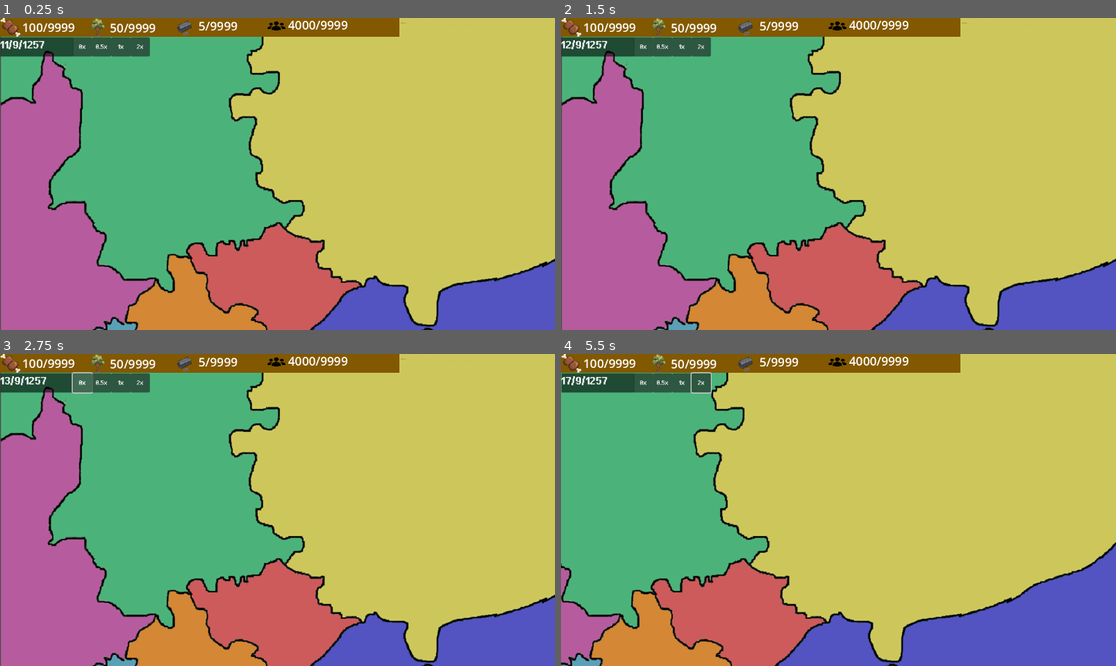
Above: before the commit, frames 1-4 (two rows, left to right).
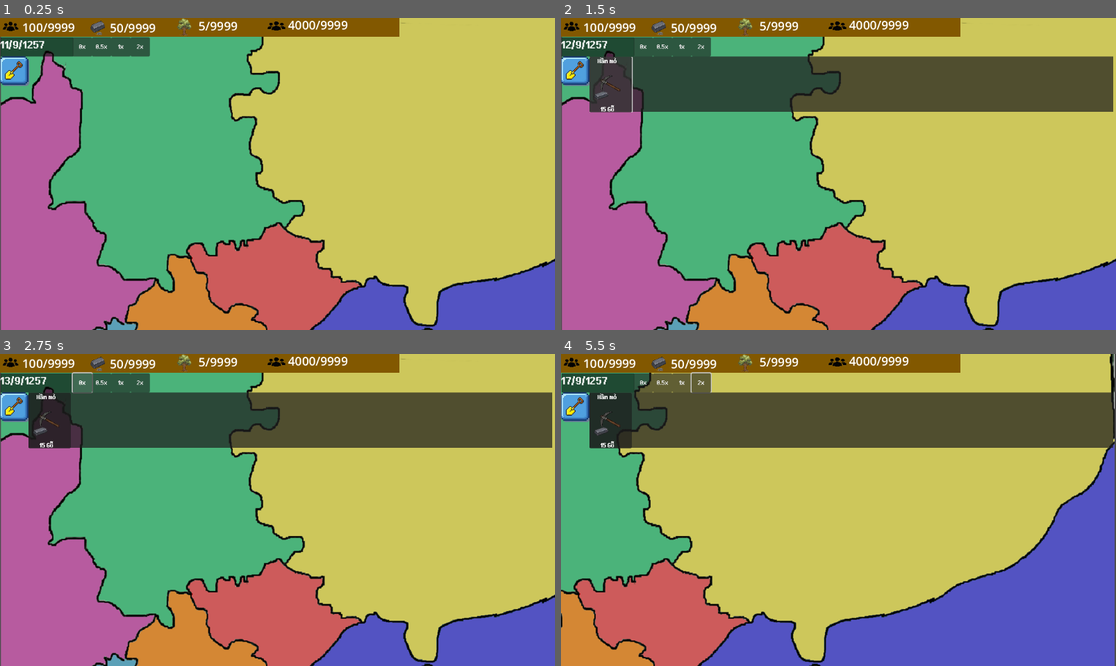
Above: after the commit, the same moments.

Repository: meolaptrinh/Vecil
Game: Godot game, scene res://scenes/maingame.tscn
The game is run twice, just before and just after one commit, with the same random seed, the same clock (stepped at 60 frames per second) and the same inputs. This scene is started directly instead of the project's main scene.
Inputs (mouse positions are in pixels of both pictures, inside the frame that each line leads up to):
- Up to frame 1 (0.25 s): no input
- Up to frame 2 (1.5 s): click (577, 71) at 0.52 s; click (610, 83) at 1.27 s
- Up to frame 3 (2.75 s): click "0x" at 2 s
- Up to frame 4 (5.5 s): click "0.5x" at 2.75 s; click "1x" at 3.5 s; click "2x" at 4.25 s; move the mouse to (960, 494) at 5.02 s; hold Right (ui_right) from 5.03 s (still down); click (960, 494) at 5.17 s

The runs differ from the first frame. In frame 1, 0.8% of the frame differs, in the area x 0-35%, y 0-22%; in frame 2, 17%; in frame 3, 17%; in frame 4, 42%, in the area x 0-100%, y 0-100%.

Commit message:
Thêm tính năng xây dựng cho role vua
Thêm tùy chỉnh top bar cho từng role ( đang dev)

Diff:
--- /dev/null
+++ b/data/buildings.json
@@ -0,0 +1,13 @@
+{
+    "buildings":[
+        {
+            "name":"Hầm mỏ",
+            "cost":15,
+            "uses":{
+                "type":"iron",
+                "incre_per_day":2
+            },
+            "img":"res://res/img/buildings/mine.png"
+        }
+    ]
+}
--- a/data/level_data.json
+++ b/data/level_data.json
@@ -11,6 +11,7 @@
         "iron":5,
          "wood":50,
         "population":4000,
+        "soldiers":100,
         "start_time":{
             "day":11,
             "month":9,
--- a/project.godot
+++ b/project.godot
@@ -20,6 +20,7 @@
 music_manager="*res://scenes/script/music_manager.gd"
 level_data="*res://scenes/script/level_data.gd"
 character="*res://scenes/script/maingame/character.gd"
+buildings="*res://scenes/script/maingame/buildings.gd"
 
 [rendering]
 
--- a/scenes/maingame.tscn
+++ b/scenes/maingame.tscn
@@ -10,6 +10,10 @@
 [ext_resource type="FontFile" uid="uid://brv00ug442nij" path="res://res/fonts/dearpix-1-94.ttf" id="7_r5jia"]
 [ext_resource type="Script" uid="uid://c67hj6444u4oh" path="res://scenes/script/maingame/maingame_data.gd" id="8_460fr"]
 [ext_resource type="Script" uid="uid://cfrgedpusl1dv" path="res://scenes/script/maingame/timelbuttons.gd" id="8_n6p2k"]
+[ext_resource type="Texture2D" uid="uid://dw6hgvsrtvj5n" path="res://res/img/buttons/maingame/buildbt.png" id="9_vlyvo"]
+[ext_resource type="Texture2D" uid="uid://big7dsmdneufe" path="res://res/img/buttons/maingame/buildbt_pressed.png" id="10_mu2ks"]
+[ext_resource type="Texture2D" uid="uid://wxvik25t5gs8" path="res://res/img/buttons/maingame/buildbt_hover.png" id="11_a4mnq"]
+[ext_resource type="Script" uid="uid://dommqxlxium3q" path="res://scenes/script/maingame/build_button.gd" id="12_a4mnq"]
 
 [node name="maingame" type="Node2D"]
 script = ExtResource("1_k15ac")
@@ -36,9 +40,9 @@
 color = Color(0.51107013, 0.34499887, 0, 1)
 script = ExtResource("1_jxvlb")
 
-[node name="food" type="Node" parent="layertopbar/topbar"]
-
-[node name="icon" type="TextureRect" parent="layertopbar/topbar/food"]
+[node name="slot1" type="Node" parent="layertopbar/topbar"]
+
+[node name="icon" type="TextureRect" parent="layertopbar/topbar/slot1"]
 anchors_preset = 8
 anchor_left = 0.5
 anchor_top = 0.5
@@ -53,7 +57,7 @@
 texture = ExtResource("1_i8va4")
 expand_mode = 1
 
-[node name="label" type="Label" parent="layertopbar/topbar/food"]
+[node name="label" type="Label" parent="layertopbar/topbar/slot1"]
 anchors_preset = 8
 anchor_left = 0.5
 anchor_top = 0.5
@@ -68,9 +72,9 @@
 theme_override_font_sizes/font_size = 25
 text = "9999/9999 "
 
-[node name="wood" type="Node" parent="layertopbar/topbar"]
-
-[node name="icon" type="TextureRect" parent="layertopbar/topbar/wood"]
+[node name="slot2" type="Node" parent="layertopbar/topbar"]
+
+[node name="icon" type="TextureRect" parent="layertopbar/topbar/slot2"]
 anchors_preset = 8
 anchor_left = 0.5
 anchor_top = 0.5
@@ -85,7 +89,7 @@
 texture = ExtResource("4_60i0e")
 expand_mode = 1
 
-[node name="label" type="Label" parent="layertopbar/topbar/wood"]
+[node name="label" type="Label" parent="layertopbar/topbar/slot2"]
 anchors_preset = 8
 anchor_left = 0.5
 anchor_top = 0.5
@@ -100,9 +104,9 @@
 theme_override_font_sizes/font_size = 25
 text = "9999/9999"
 
-[node name="iron" type="Node" parent="layertopbar/topbar"]
-
-[node name="icon" type="TextureRect" parent="layertopbar/topbar/iron"]
+[node name="slot3" type="Node" parent="layertopbar/topbar"]
+
+[node name="icon" type="TextureRect" parent="layertopbar/topbar/slot3"]
 anchors_preset = 8
 anchor_left = 0.5
 anchor_top = 0.5
@@ -117,7 +121,7 @@
 texture = ExtResource("5_wj18i")
 expand_mode = 1
 
-[node name="label" type="Label" parent="layertopbar/topbar/iron"]
+[node name="label" type="Label" parent="layertopbar/topbar/slot3"]
 anchors_preset = 8
 anchor_left = 0.5
 anchor_top = 0.5
@@ -132,9 +136,9 @@
 theme_override_font_sizes/font_size = 25
 text = "9999/9999"
 
-[node name="population" type="Node" parent="layertopbar/topbar"]
-
-[node name="icon" type="TextureRect" parent="layertopbar/topbar/population"]
+[node name="slot4" type="Node" parent="layertopbar/topbar"]
+
+[node name="icon" type="TextureRect" parent="layertopbar/topbar/slot4"]
 anchors_preset = 8
 anchor_left = 0.5
 anchor_top = 0.5
@@ -149,7 +153,7 @@
 texture = ExtResource("6_wj18i")
 expand_mode = 1
 
-[node name="label" type="Label" parent="layertopbar/topbar/population"]
+[node name="label" type="Label" parent="layertopbar/topbar/slot4"]
 anchors_preset = 8
 anchor_left = 0.5
 anchor_top = 0.5
@@ -222,6 +226,43 @@
 text = "2x
 "
 
+[node name="build_button" type="TextureButton" parent="layertopbar"]
+anchors_preset = 8
+anchor_left = 0.5
+anchor_top = 0.5
+anchor_right = 0.5
+anchor_bottom = 0.5
+offset_left = -578.0
+offset_top = -245.0
+offset_right = -515.0106
+offset_bottom = -183.0
+grow_horizontal = 2
+grow_vertical = 2
+texture_normal = ExtResource("9_vlyvo")
+texture_pressed = ExtResource("10_mu2ks")
+texture_hover = ExtResource("11_a4mnq")
+ignore_texture_size = true
+stretch_mode = 0
+script = ExtResource("12_a4mnq")
+
+[node name="ColorRect" type="ColorRect" parent="layertopbar/build_button"]
+layout_mode = 0
+offset_left = 61.0
+offset_top = 1.0
+offset_right = 1148.0
+offset_bottom = 116.0
+color = Color(0.11858138, 0.11858138, 0.11858138, 0.7176471)
+
+[node name="ScrollContainer" type="ScrollContainer" parent="layertopbar/build_button"]
+layout_mode = 0
+offset_left = 61.0
+offset_top = 2.0
+offset_right = 1151.0
+offset_bottom = 117.0
+
+[node name="containerH" type="HBoxContainer" parent="layertopbar/build_button/ScrollContainer"]
+layout_mode = 2
+
 [node name="cameraMaingame" type="Camera2D" parent="."]
 position = Vector2(574, 323)
 script = ExtResource("4_nx2sv")
@@ -233,3 +274,4 @@
 [connection signal="pressed" from="layertopbar/timelabel/half_time_button" to="layertopbar/timelabel" method="_on_half_time_button_pressed"]
 [connection signal="pressed" from="layertopbar/timelabel/once_time_button" to="layertopbar/timelabel" method="_on_once_time_button_pressed"]
 [connection signal="pressed" from="layertopbar/timelabel/double_time_button" to="layertopbar/timelabel" method="_on_double_time_button_pressed"]
+[connection signal="pressed" from="layertopbar/build_button" to="layertopbar/build_button" method="_on_pressed"]
--- /dev/null
+++ b/scenes/script/maingame/build_button.gd
@@ -0,0 +1,52 @@
+extends TextureButton
+
+@onready var invis = false;
+@onready var colorRect = $ColorRect;
+@onready var scrContainer = $ScrollContainer;
+@onready var containerH = $ScrollContainer/containerH;
+@onready var buildlist = buildings.buildings_list;
+var pixelfont = load("res://res/fonts/dearpix-1-94.ttf");
+
+func _on_pressed() -> void:
+	invis = !invis;
+	colorRect.visible = invis;
+	scrContainer.visible = invis;
+	containerH.visible = invis;
+func _ready() -> void:
+	colorRect.visible = false;
+	scrContainer.visible = false;
+	containerH.visible = false;
+	if(level_data.curmode == 0):
+		for building in buildlist:
+				var buildcard = Button.new();
+				var containerV = VBoxContainer.new();
+				var namebuild = Label.new();
+				var imgbuild = TextureRect.new();
+				var costbuild = Label.new();
+				#Gán các thông tin cần thiết
+				namebuild.text = building["name"];
+				costbuild.text = str(int(building["cost"])) + " Gỗ";
+				namebuild.add_theme_font_override("font",pixelfont);
+				costbuild.add_theme_font_override("font",pixelfont);
+				imgbuild.texture = load(building["img"]);
+				#Căn giữa
+				namebuild.horizontal_alignment = HORIZONTAL_ALIGNMENT_CENTER;
+				costbuild.horizontal_alignment = HORIZONTAL_ALIGNMENT_CENTER;
+				imgbuild.size_flags_horizontal = Control.SIZE_SHRINK_CENTER;
+
+				#add node vào để hiển thị
+				containerV.add_child(namebuild);
+				containerV.add_child(imgbuild);
+				containerV.add_child(costbuild);
+				buildcard.add_child(containerV);
+				buildcard.custom_minimum_size = Vector2(88, 115);
+				buildcard.pressed.connect(on_building_press.bind(building));
+				containerH.add_child(buildcard);
+	else:
+		visible = false;
+# hàm khi nhấn vào công trình
+func on_building_press(building):
+	print(building["name"]);
+# Called every frame. 'delta' is the elapsed time since the previous frame.
+#func _process(delta: float) -> void:
+#	pass
--- /dev/null
+++ b/scenes/script/maingame/buildings.gd
@@ -0,0 +1,14 @@
+extends Node
+var file = FileAccess.open("res://data/buildings.json",FileAccess.READ);
+var json_text = file.get_as_text();
+var data = JSON.parse_string(json_text);
+@onready var buildings_list = data["buildings"];
+
+# Called when the node enters the scene tree for the first time.
+#func _ready() -> void:
+	#pass # Replace with function body.
+#
+#
+## Called every frame. 'delta' is the elapsed time since the previous frame.
+#func _process(delta: float) -> void:
+	#pass
--- a/scenes/script/maingame/camera_maingame.gd
+++ b/scenes/script/maingame/camera_maingame.gd
@@ -7,10 +7,10 @@
 @onready var map = get_parent().get_node("map");
 @onready var mapsize = map.size;
 func _ready():
-	limit_left = -100;
-	limit_top = -150;
-	limit_right = mapsize.x + 200;
-	limit_bottom = mapsize.y+200;
+	limit_left = -400;
+	limit_top = -400;
+	limit_right = mapsize.x + 400;
+	limit_bottom = mapsize.y+400;
 func _process(delta):
 	var dir = Vector2.ZERO
 	if Input.is_action_pressed("ui_left"):
--- a/scenes/script/maingame/maingame_data.gd
+++ b/scenes/script/maingame/maingame_data.gd
@@ -3,20 +3,14 @@
 @onready var curlv = level_data.curlv;
 @onready var levels = level_data.levels;
 @onready var chardata = character.levels[level_data.curlv];
-#các biến tài nguyên
-@onready var food = int(levels[curlv]["food"]);
-@onready var iron = int(levels[curlv]["iron"]);
-@onready var wood = int(levels[curlv]["wood"]);
-@onready var population = int(levels[curlv]["population"]);
+#tài nguyên
+@onready var resources = levels[curlv];
 #các biến thời gian
 @onready var day = levels[curlv]["start_time"]["day"];
 @onready var month = levels[curlv]["start_time"]["month"];
 @onready var year = levels[curlv]["start_time"]["year"];
 func set_ready_data():
-	food = levels[curlv]["food"];
-	iron = levels[curlv]["iron"];
-	wood = levels[curlv]["wood"];
-	population = levels[curlv]["population"];
+	resources = levels[curlv];
 
 	chardata = character.levels[curlv];
 
--- a/scenes/script/maingame/topbar.gd
+++ b/scenes/script/maingame/topbar.gd
@@ -1,11 +1,23 @@
 extends ColorRect
-@onready var foodshow = $food/label;
-@onready var woodshow = $wood/label;
-@onready var ironshow = $iron/label;
-@onready var popshow = $population/label;
+@onready var slot1show = $slot1/label;
+@onready var slot2show = $slot2/label;
+@onready var slot3show = $slot3/label;
+@onready var slot4show = $slot4/label;
+@onready var slot1img = $slot1/icon;
+@onready var slot2img = $slot2/icon;
+@onready var slot3img = $slot3/icon;
+@onready var slot4img = $slot4/icon;
 @onready var maingame_data = get_parent().get_parent().get_node("maingame_data");
 func showtopbar():
-	foodshow.text = str(int(maingame_data.food))+"/9999";
-	woodshow.text = str(int(maingame_data.wood))+"/9999";
-	ironshow.text = str(int(maingame_data.iron))+"/9999";
-	popshow.text = str(int(maingame_data.population))+"/9999";
+	if(level_data.curmode == 0):
+		slot1show.text = str(int(maingame_data.resources["food"]))+"/9999";
+		slot2show.text = str(int(maingame_data.resources["wood"]))+"/9999";
+		slot3show.text = str(int(maingame_data.resources["iron"]))+"/9999";
+		slot4show.text = str(int(maingame_data.resources["population"]))+"/9999";
+		slot1img.texture = preload("res://res/img/resources/foodicon.png");
+		slot2img.texture = preload("res://res/img/resources/iron_icon.png");
+		slot3img.texture = preload("res://res/img/resources/woodicon.png");
+		slot1img.texture = preload("res://res/img/resources/populationicon.png");
+	if(level_data.curmode == 1):
+		slot1show.text = str(int(maingame_data.resources["soldiers"]))+"/9999";
+		slot1img.texture = preload("res://res/img/resources/soldiers.png");
Binary file added: res/img/buildings/mine.png
Not shown, added: res/img/buildings/mine.png.import
Binary file added: res/img/buttons/maingame/buildbt.png
Not shown, added: res/img/buttons/maingame/buildbt.png.import
Binary file added: res/img/buttons/maingame/buildbt_hover.png
Not shown, added: res/img/buttons/maingame/buildbt_hover.png.import
Binary file added: res/img/buttons/maingame/buildbt_pressed.png
Not shown, added: res/img/buttons/maingame/buildbt_pressed.png.import
Binary file added: res/img/resources/soldiers.png
Not shown, added: res/img/resources/soldiers.png.import
Not shown, added: res/music/peace_music.mp3.import
Not shown: 1 places in scenes/maingame.tscn that only renumber resources
(and 4 more such lines)
